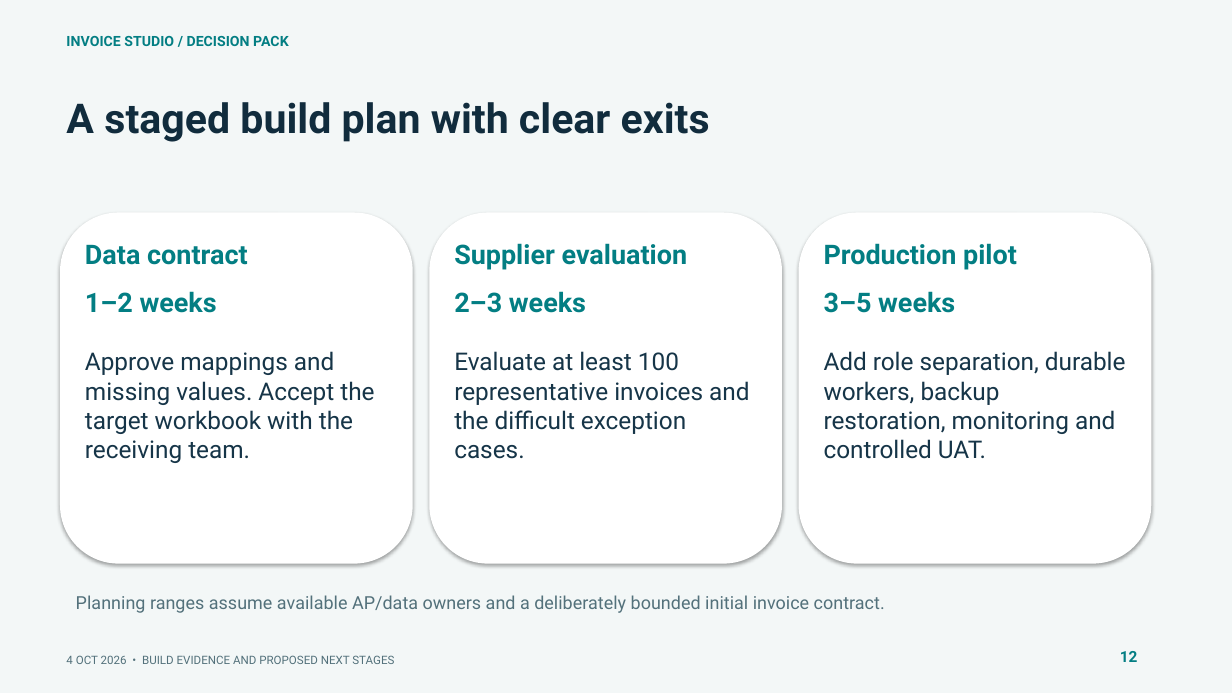
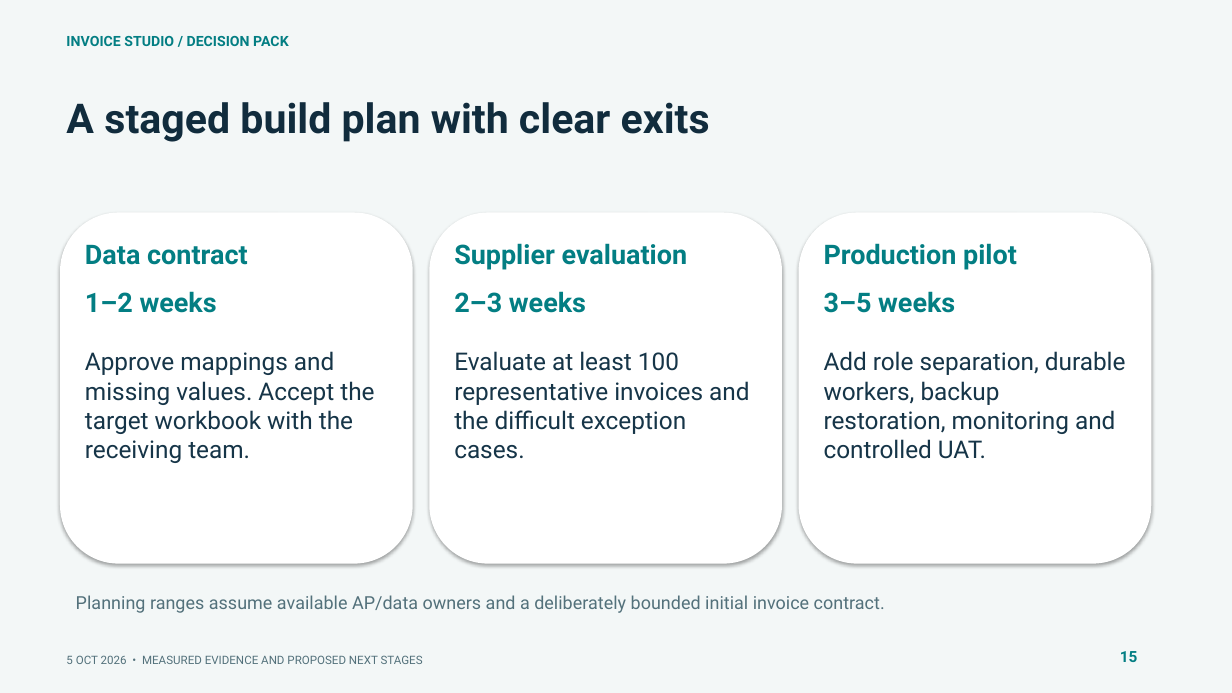
Before and after one commit to muttonkodibiriyani/Inv_studio, a slide deck: slide 15 of docs/delivery/Invoice_Studio_SLT.pptx (slide 12 before the commit). Drawn at 1232x693 pixels with LibreOffice and Linux fonts; fonts in the diff are those of the drawing. Boxes give left, top, right and bottom in pixels: in the first picture for what was removed or moved away, otherwise in the second. Text is boxed around its words. In the diff, an @@ line names an element or a change of style, - is before the commit and + after.

```diff
--- a/docs/delivery/Invoice_Studio_SLT.pptx
+++ b/docs/delivery/Invoice_Studio_SLT.pptx
@@ text at (x1=66, y1=655, x2=423, y2=664): text changed @@
-4 OCT 2026 • BUILD EVIDENCE AND PROPOSED NEXT STAGES
+5 OCT 2026 • MEASURED EVIDENCE AND PROPOSED NEXT STAGES
@@ text at (x1=1120, y1=651, x2=1138, y2=662): text changed @@
-12
+15
```
Also in this commit, not shown: 13 other slides changed, 3 slides added, 42 other files.
